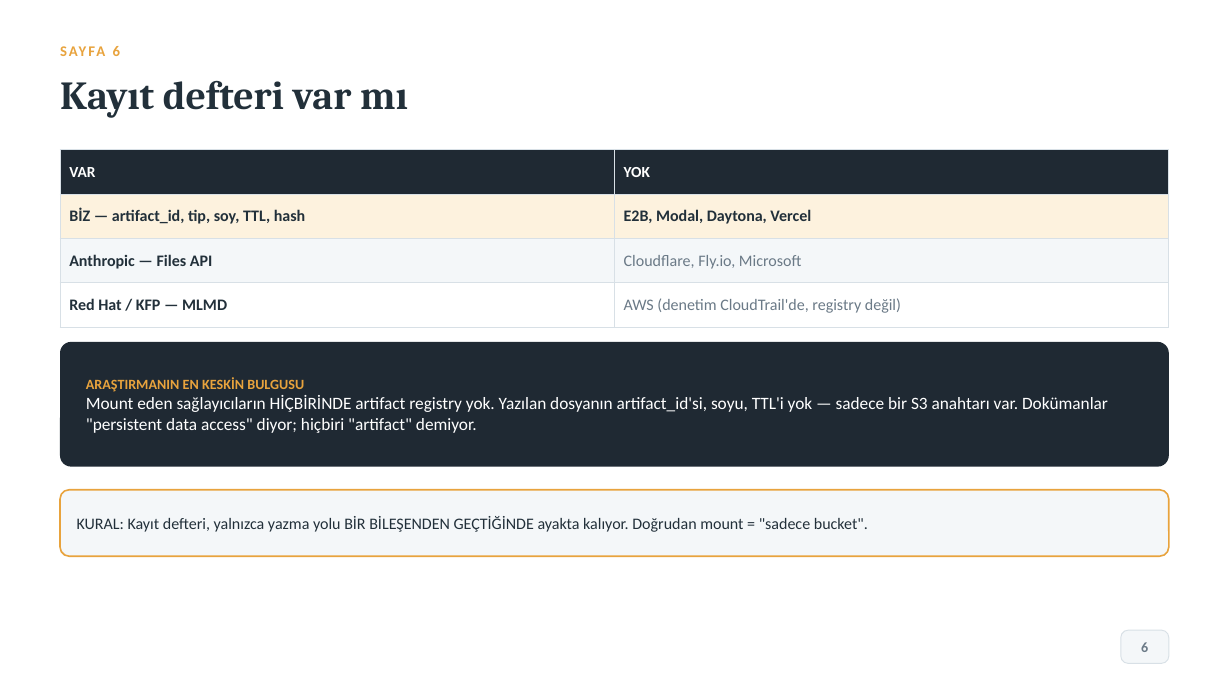
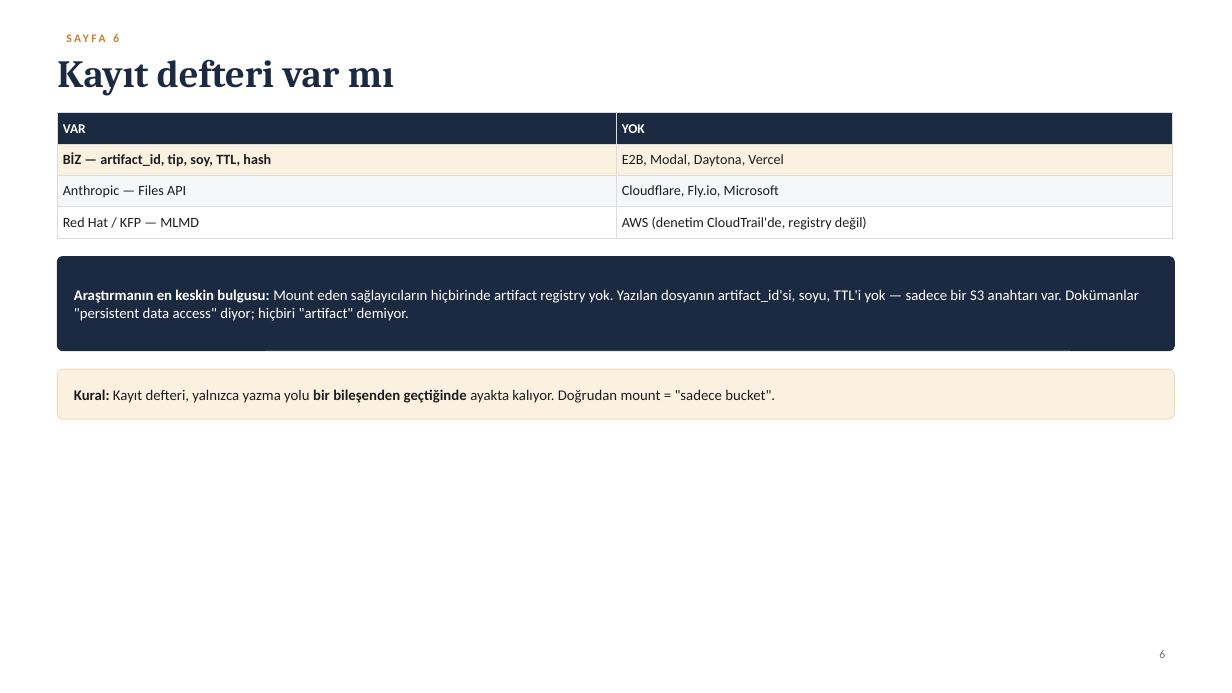
Before and after one commit to AltanReisoglu/Data-Science-Reports, a slide deck: slide 7 of ptc_art/PTC_Sunum_Karsilastirma.pptx. Drawn at 1232x693 pixels with LibreOffice and Linux fonts; fonts in the diff are those of the drawing. Boxes give left, top, right and bottom in pixels: in the first picture for what was removed or moved away, otherwise in the second. Text is boxed around its words. In the diff, an @@ line names an element or a change of style, - is before the commit and + after.

```diff
--- a/ptc_art/PTC_Sunum_Karsilastirma.pptx
+++ b/ptc_art/PTC_Sunum_Karsilastirma.pptx
@@ text "SAYFA 6" moved from (x1=113, y1=46, x2=120, y2=56) to (x1=113, y1=34, x2=119, y2=42) @@
@@ text "SAYFA 6" at (x1=113, y1=34, x2=119, y2=42): size 11.5 to 9 pt, text colour #E8A33D to #C87F26, letter spacing 1.6 to 2 pt @@
@@ text "Kayıt defteri var mı" moved from (x1=60, y1=81, x2=408, y2=118) to (x1=57, y1=59, x2=394, y2=96) @@
@@ text "Kayıt defteri var mı" at (x1=57, y1=59, x2=394, y2=96): size 31 to 30 pt, text colour #22303A to #1B2A41 @@
@@ table at (x1=57, y1=113, x2=1173, y2=234) @@
@@ fill #1F2933 to #1B2A41 in row 1 @@
@@ fill #FDF2DE to #FBF1E0 in row 2 @@
@@ fill #F4F7F9 to #F6F7F9 in row 3 @@
@@ size 12 to 10.5 pt in "VAR", "YOK" @@
@@ size 12.5 to 11 pt @@
@@ text colour #22303A to #1D1D1F in "BİZ — artifact_id, tip, soy, TTL, hash", "E2B, Modal, Daytona, Vercel", "Anthropic — Files API", "Red Hat / KFP — MLMD" @@
@@ bold off in "E2B, Modal, Daytona, Vercel", "Anthropic — Files API", "Red Hat / KFP — MLMD" @@
@@ text colour #6B7A87 to #1D1D1F in "Cloudflare, Fly.io, Microsoft", "AWS (denetim CloudTrail'de, registry değil)" @@
@@ borders changed @@
@@ table resized from (x1=60, y1=150, x2=1169, y2=317) to (x1=57, y1=113, x2=1173, y2=234) @@
@@ rounded rectangle added at (x1=57, y1=257, x2=1175, y2=351), fill #1B2A41, outline #1B2A41 0.75 pt @@
@@ text at (x1=74, y1=289, x2=1139, y2=321): text changed; size 13.5 to 11.5 pt @@
-ARAŞTIRMANIN EN KESKİN BULGUSU
-Mount eden sağlayıcıların HİÇBİRİNDE artifact registry yok. Yazılan dosyanın artifact_id'si, soyu, TTL'i yok — sadece bir S3 anahtarı var. Dokümanlar "persistent data access" diyor; hiçbiri "artifact" demiyor.
+Araştırmanın en keskin bulgusu: Mount eden sağlayıcıların hiçbirinde artifact registry yok. Yazılan dosyanın artifact_id'si, soyu, TTL'i yok — sadece bir S3 anahtarı var. Dokümanlar "persistent data access" diyor; hiçbiri "artifact" demiyor.
@@ rounded rectangle resized from (x1=60, y1=342, x2=1169, y2=467) to (x1=57, y1=370, x2=1175, y2=420) @@
@@ rounded rectangle at (x1=57, y1=370, x2=1175, y2=420): fill #1F2933 to #FBF1E0; outline none to #EFDCC0 0.75 pt; proportions changed @@
@@ text at (x1=74, y1=389, x2=775, y2=403): text changed; size 12.5 to 11.5 pt; text colour #22303A to #1D1D1F @@
-KURAL: Kayıt defteri, yalnızca yazma yolu BİR BİLEŞENDEN GEÇTİĞİNDE ayakta kalıyor. Doğrudan mount = "sadece bucket".
+Kural: Kayıt defteri, yalnızca yazma yolu bir bileşenden geçtiğinde ayakta kalıyor. Doğrudan mount = "sadece bucket".
@@ rounded rectangle removed at (x1=60, y1=490, x2=1169, y2=556) @@
@@ rounded rectangle removed at (x1=1121, y1=630, x2=1169, y2=664) @@
@@ text "6" moved from (x1=1141, y1=642, x2=1148, y2=652) to (x1=1159, y1=650, x2=1165, y2=658) @@
@@ text "6" at (x1=1159, y1=650, x2=1165, y2=658): size 11 to 9 pt, text colour #6B7A87 to #6E6E73, bold off; alignment centre to right @@
```
Also in this commit, not shown: 14 other slides changed, 2 slides added, 2 slides removed, 8 other files.
